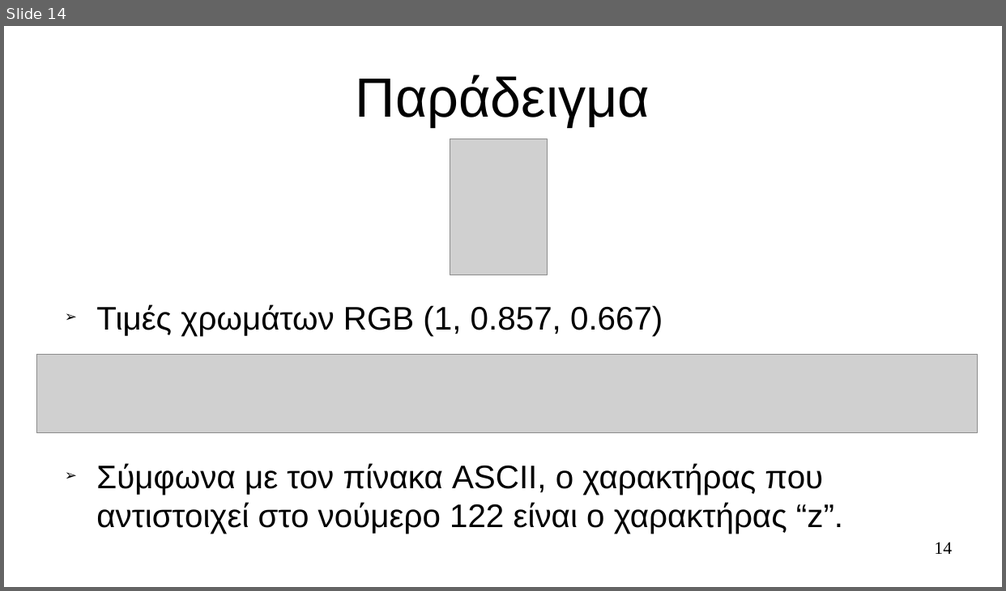
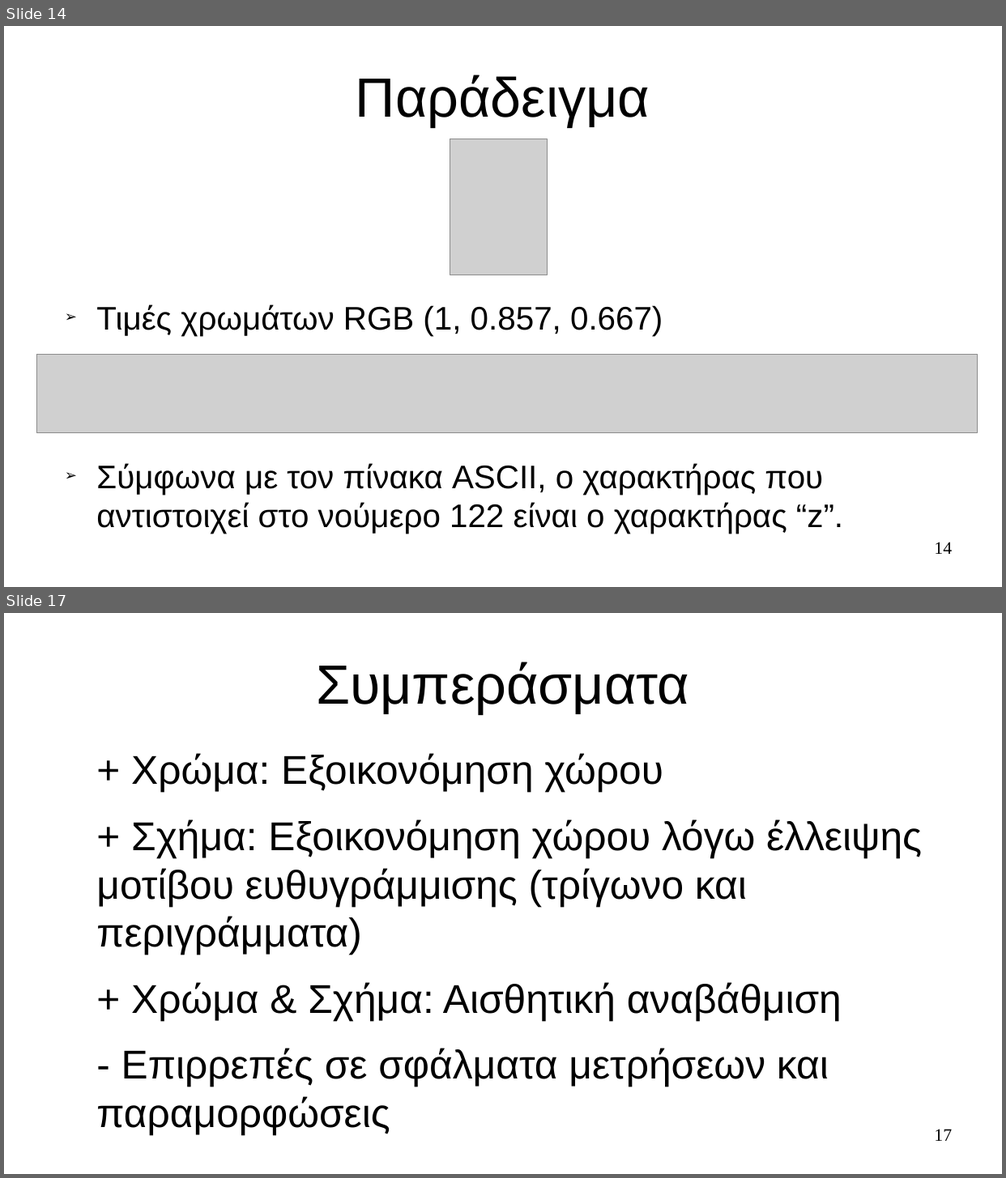
Before and after one commit to pevanget/Trigonix, a slide deck: Trigonix/Documentation/Παρουσίαση.odp. Shown one above the other, each under a label of ours: slide 14 before the commit, slides 14 and 17 after it; the slides between them are not shown. The pictures are 1006x591 and 1006x1178 pixels, drawn with LibreOffice and Linux fonts; fonts in the diff are those of the drawing; grey boxes stand for pictures. Boxes give left, top, right and bottom in pixels: in the first picture for what was removed or moved away, otherwise in the second. Text is boxed around its words. In the diff, an @@ line names an element or a change of style, - is before the commit and + after.

```diff
--- a/Trigonix/Documentation/Παρουσίαση.odp
+++ b/Trigonix/Documentation/Παρουσίαση.odp
@@ slide 17 added at <box>4,613,1002,1174</box>, background #FFFFFF @@
@@ title added at <box>316,662,689,714</box>, 44 pt, text #000000 @@
+Συμπεράσματα
@@ text added at <box>96,753,922,1135</box>, 32 pt, text #000000 @@
++ Χρώμα: Εξοικονόμηση χώρου
++ Σχήμα: Εξοικονόμηση χώρου λόγω έλλειψης μοτίβου ευθυγράμμισης (τρίγωνο και περιγράμματα)
++ Χρώμα & Σχήμα: Αισθητική αναβάθμιση
+- Επιρρεπές σε σφάλματα μετρήσεων και παραμορφώσεις
@@ page number added at <box>934,1129,952,1141</box>, 14 pt, text #000000 @@
+17
```
Also in this commit, not shown: 4 slides changed, 4 other slides added, 1 slide removed, 9 other files.
